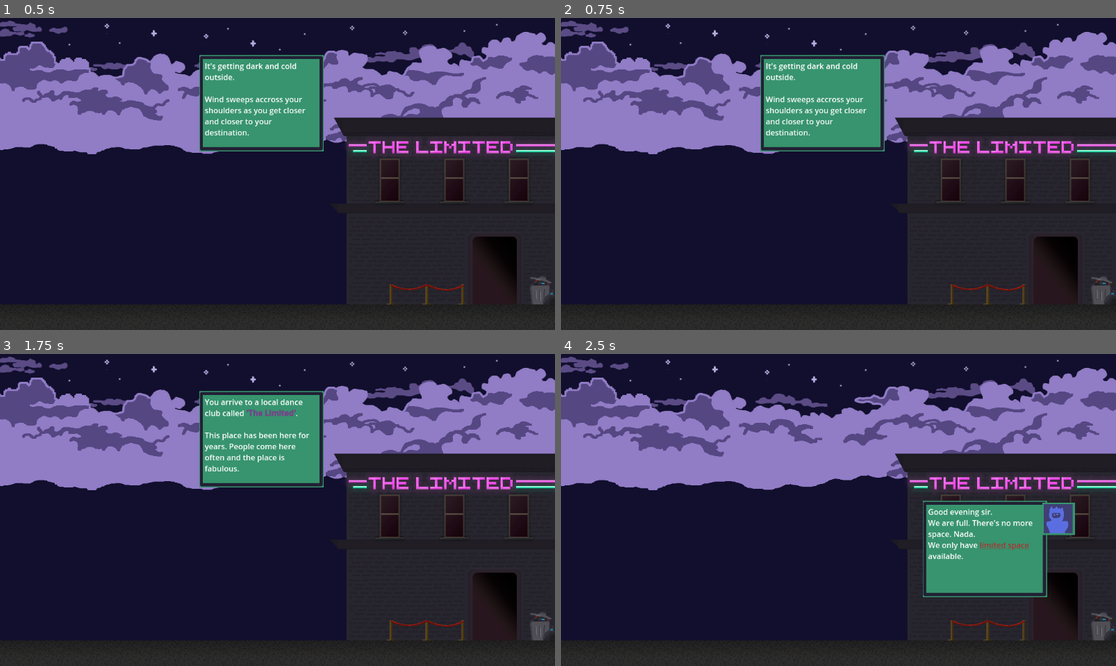
Above: before the commit, frames 1-4 (two rows, left to right).
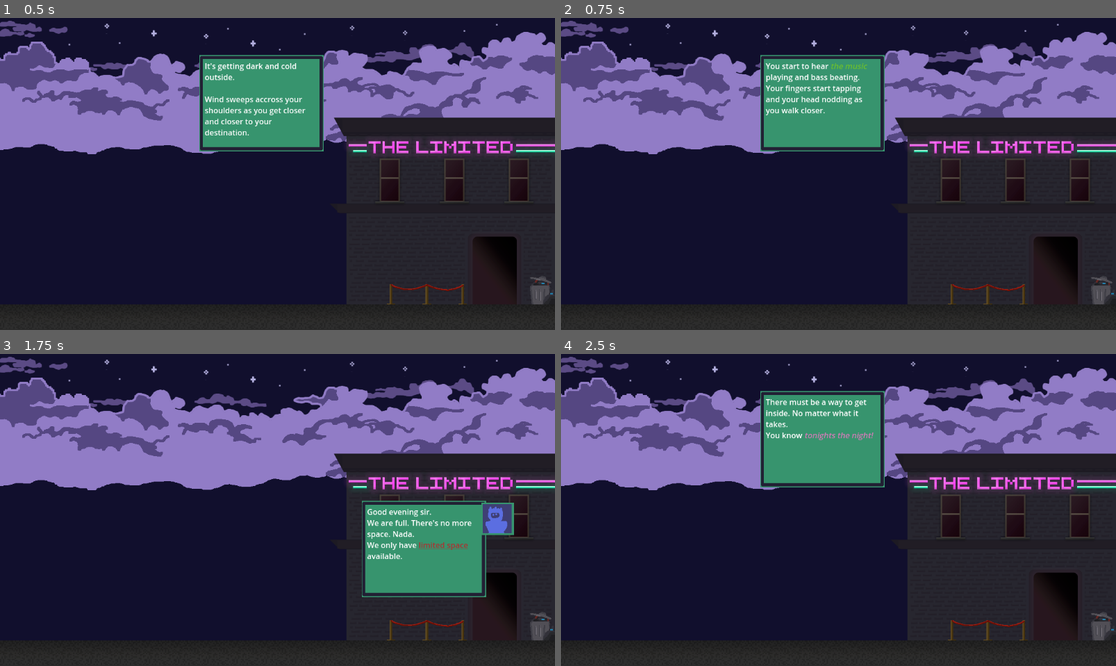
Above: after the commit, the same moments.

Repository: LudumSJB/The-Limited
Game: Godot game, scene res://scenes/root.tscn
The game is run twice, just before and just after one commit, with the same random seed, the same clock (stepped at 60 frames per second) and the same inputs.
Inputs:
- Up to frame 1 (0.5 s): no input
- Up to frame 2 (0.75 s): tap Enter at 0.5 s; tap Space (action_button) at 0.6 s
- Up to frame 3 (1.75 s): tap T (next_text, bound only before the commit) at 0.8, 1.35 s; tap Space (action_button) at 1.25, 1.55 s
- Up to frame 4 (2.5 s): tap Enter at 2 s; tap Space (action_button) at 2.1 s; tap T (next_text, bound only before the commit) at 2.3 s

Frame 1 is identical in both runs. In frame 2, 1.2% of the frame differs, in the area x 36-56%, y 14-38%; in frame 3, 14%; in frame 4, 14%, in the area x 35-93%, y 11-78%.

Commit message:
more level scenes

Diff:
--- a/project.godot
+++ b/project.godot
@@ -31,11 +31,6 @@
 "events": [Object(InputEventKey,"resource_local_to_scene":false,"resource_name":"","device":-1,"window_id":0,"alt_press …(182 unchanged characters)…
 ]
 }
-next_text={
-"deadzone": 0.5,
-"events": [Object(InputEventKey,"resource_local_to_scene":false,"resource_name":"","device":-1,"window_id":0,"alt_pressed":false,"shift_pressed":false,"ctrl_pressed":false,"meta_pressed":false,"pressed":false,"keycode":0,"physical_keycode":84,"key_label":0,"unicode":116,"echo":false,"script":null)
-]
-}
 action_button={
 "deadzone": 0.5,
 "events": [Object(InputEventKey,"resource_local_to_scene":false,"resource_name":"","device":-1,"window_id":0,"alt_pressed":false,"shift_pressed":false,"ctrl_pressed":false,"meta_pressed":false,"pressed":false,"keycode":0,"physical_keycode":32,"key_label":0,"unicode":32,"echo":false,"script":null)
--- /dev/null
+++ b/scenes/level3.tscn
@@ -0,0 +1,9 @@
+[gd_scene load_steps=2 format=3 uid="uid://cvfv01qmcj4ti"]
+
+[ext_resource type="Texture2D" uid="uid://c7anqd02ws3om" path="res://assets/images/background1.png" id="1_071qs"]
+
+[node name="level2" type="Node2D"]
+
+[node name="Sprite2D2" type="Sprite2D" parent="."]
+position = Vector2(576, 324)
+texture = ExtResource("1_071qs")
--- a/scripts/dialog_system.gd
+++ b/scripts/dialog_system.gd
@@ -12,6 +12,7 @@
 @export var showDialogAtSceneStart : bool = true
 @export var dialogsPath: String
 @export var faces: Array[Texture]
+@export var is_active: bool = true;
 
 var current_dialog: int = 0
 var dialogs: Array
@@ -25,12 +26,13 @@
 
 # Called every frame. 'delta' is the elapsed time since the previous frame.
 func _process(_delta):
-	if Input.is_action_just_released("next_text"):
-		current_dialog += 1
-		showText(dialogs[current_dialog])
-	if scene_to_after_dialog_close != -1:
-		# TODO: change scene.
-		pass
+	if is_active:
+		if Input.is_action_just_released("action_button"):
+			current_dialog += 1
+			showText(dialogs[current_dialog])
+		if scene_to_after_dialog_close != -1:
+			# TODO: change scene.
+			pass
 
 func loadDialogs():
 	var file = FileAccess.open(dialogsPath, FileAccess.READ)
